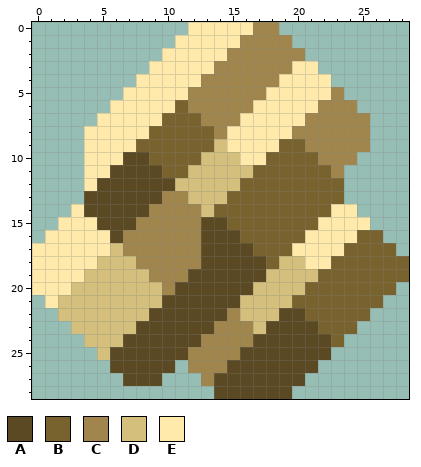
Pixel-art sprite: assets/sprites/items/item-electrum.png. This is how it looked before the edit.
The file is 32x32 pixels. Colours within 5 levels of each other are drawn and written as one. The old version is drawn lined up with the new one, on the new canvas.
Palette (. is transparent): A #5a4922  B #78622e  C #a0864c  D #d4bf7c  E #ffeaab
After:
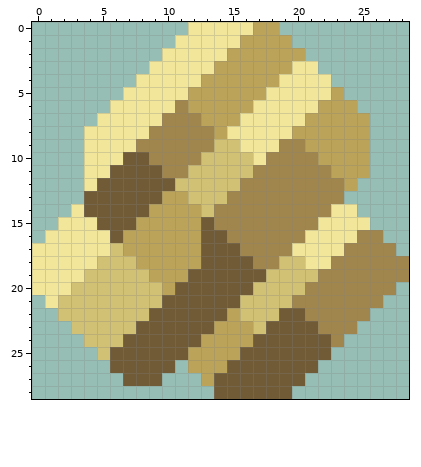
Diff:
canvas 32x32 -> 29x29, the old top-left corner now at -1,-2 (the part of the old canvas that was cut away was empty and is not shown)
colour A: #5a4922 -> #715b36
colour B: #78622e -> #a0864c
colour C: #a0864c -> #bba35a
colour D: #d4bf7c -> #d1c174
colour E: #ffeaab -> #f1e69a
y 9: x 15 E -> D
y 10: x 16 E -> D; x 25 . -> C
y 11: x 24..25 .. -> CC
y 12: x 24 . -> C
y 15: x 14 A -> B
y 16: x 15 A -> B
y 17: x 16 A -> B
y 18: x 17 A -> B
Changed places in both pictures, as pixel boxes (x1, y1, x2, y2):
changed: (32, 22, 409, 399)
